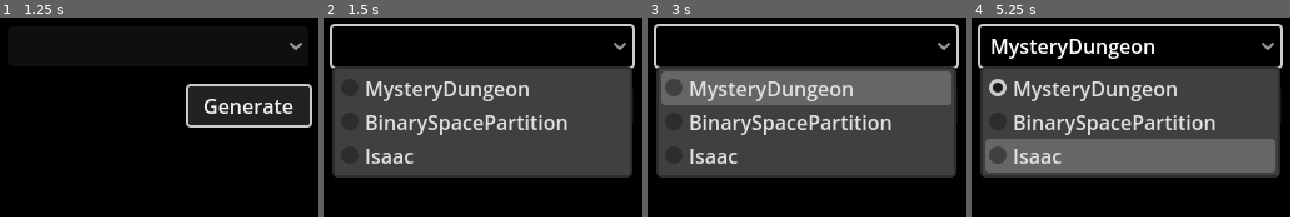
Above: before the commit, frames 1-4 (left to right).
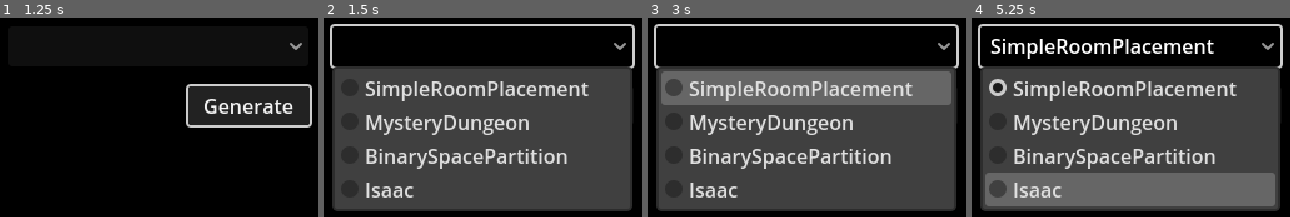
Above: after the commit, the same moments.

Repository: turboshook/ProGenViz
Game: Godot game, scene res://main.tscn
The game is run twice, just before and just after one commit, with the same random seed, the same clock (stepped at 60 frames per second) and the same inputs.
Inputs (mouse positions are in pixels of both pictures, inside the frame that each line leads up to):
- Up to frame 1 (1.25 s): click "Generate" at 0.5 s
- Up to frame 2 (1.5 s): click (483, 45) at 1.25 s
- Up to frame 3 (3 s): tap Enter at 2 s; hold Right (ui_right) 2.03-2.78 s; tap Space at 2.75 s; hold Down (ui_down) from 2.78 s (still down)
- Up to frame 4 (5.25 s): tap Enter at 3.5 s; release Down (ui_down) at 3.53 s; hold Right (ui_right) 3.53-4.25 s; click "MysteryDungeon" (after the commit: "SimpleRoomPlacement") at 4.25 s; tap Space at 5 s; hold Up (ui_up) from 5.03 s (still down)

Frame 1 is identical in both runs. In frame 2, 24% of the frame differs, in the area x 2-97%, y 31-97%; in frame 3, 24%; in frame 4, 42%, in the area x 2-97%, y 10-97%.

Commit message:
SimpleRoomPlacement implementation

Diff:
--- a/generators/binary_space_partition/generator.gd
+++ b/generators/binary_space_partition/generator.gd
@@ -14,6 +14,7 @@
 	"min_room_size": Vector2i(3, 3)
 }
 
+	# Template Data #
 const PARTITION_DICTIONARY: Dictionary = {
 	"origin": Vector2i(-1, -1),
 	"height": 0,
@@ -26,7 +27,6 @@
 	},
 	"room": {}
 }
-
 const ROOM_DICTIONARY: Dictionary = {
 	"origin": Vector2i(-1, -1),
 	"height": 0,
--- a/generators/isaac/generator.gd
+++ b/generators/isaac/generator.gd
@@ -9,6 +9,7 @@
 	"max_give_ups": 3
 }
 
+	# Template Data #
 const EMPTY_FLOORPLAN: Dictionary = {
 	"start_room": -1,
 	"end_room": -1,
--- a/generators/mystery_dungeon/generator.gd
+++ b/generators/mystery_dungeon/generator.gd
@@ -12,6 +12,8 @@
 		"sector_size": Vector2i(10, 8),
 		"sector_border": 3
 	}
+
+	# Template Data #
 const ROOM_GENERATION_DATA: Dictionary = {
 		"rect" = Rect2i(0, 0, 0, 0),
 		"sector" = Rect2i(0, 0, 0, 0),
--- /dev/null
+++ b/generators/simple_room_placement/generator.gd
@@ -0,0 +1,88 @@
+extends FloorGenerator
+
+	# Initialization Data #
+const GENERATION_DATA: Dictionary = {
+	"floor_size": Vector2i(60, 60),
+	"min_room_count": 4,
+	"max_room_count": 12,
+	"retry_threshold": 6,
+	"min_room_size": Vector2i(4, 4),
+	"max_room_size": Vector2i(8, 8),
+	"room_padding": Vector2i(1, 1)
+}
+
+func generate(generation_data: Dictionary = GENERATION_DATA) -> Dictionary:
+	var floor_data: Dictionary = {
+		"rooms": [],
+		"hallways": []
+	}
+	var rooms: Array[Rect2i] = []
+	var retries: int = 0
+	var placement_complete: bool = false
+
+	while !placement_complete:
+
+		var new_room: Rect2i = _get_random_rect(generation_data)
+		var new_room_overlaps: bool = false
+
+		for room: Rect2i in rooms:
+			var virtual_room: Rect2i = Rect2i(
+				room.position - generation_data.room_padding,
+				(room.position + room.size) + generation_data.room_padding
+			)
+			if not new_room.intersects(virtual_room): continue
+			retries += 1
+			new_room_overlaps = true
+			break
+
+		if not new_room_overlaps: rooms.append(new_room)
+
+		placement_complete = (
+			rooms.size() >= generation_data.max_room_count or
+			(
+				rooms.size() >= generation_data.min_room_count and
+				retries >= generation_data.retry_threshold
+			)
+		)
+
+	var hallways: Array[Array] = []
+	var prev_room: Rect2i = Rect2i(0, 0, 0, 0)
+	for room: Rect2i in rooms:
+		if prev_room.size != Vector2i.ZERO:
+			var hallway_tiles: Array[Vector2i] = GeneratorUtils.get_simple_path(
+				prev_room.get_center(),
+				room.get_center(),
+				bool(round(randf()))
+			)
+			hallways.append(hallway_tiles)
+		prev_room = room
+
+	floor_data.rooms = rooms
+	floor_data.hallways = hallways
+
+	return floor_data
+
+func _get_random_rect(generation_data: Dictionary) -> Rect2i:
+	var room_size: Vector2i = Vector2i(
+		randi_range(generation_data.min_room_size.x, generation_data.max_room_size.x),
+		randi_range(generation_data.min_room_size.y, generation_data.max_room_size.y)
+	)
+	var room_position: Vector2i = Vector2i(
+		randi_range(0, generation_data.floor_size.x - room_size.x),
+		randi_range(0, generation_data.floor_size.y - room_size.y)
+	)
+	return Rect2i(room_position, room_size)
+
+func get_visual_representation(floorplan: Dictionary) -> Node2D:
+	var tile_map: TileMapLayer = load("res://generators/simple_room_placement/s_r_p_tile_map.tscn").instantiate()
+
+	for hallway: Array[Vector2i] in floorplan.hallways:
+		for tile_coordinates: Vector2i in hallway:
+			tile_map.set_cell(tile_coordinates, 0, Vector2(0, 1))
+
+	for room: Rect2i in floorplan.rooms:
+		for x: int in range(room.position.x, room.position.x + room.size.x):
+			for y: int in range(room.position.y, room.position.y + room.size.y):
+				tile_map.set_cell(Vector2i(x, y), 0, Vector2(1, 0))
+
+	return tile_map
--- /dev/null
+++ b/generators/simple_room_placement/s_r_p_tile_map.tscn
@@ -0,0 +1,18 @@
+[gd_scene load_steps=4 format=3 uid="uid://cenqrtljsxea"]
+
+[ext_resource type="Texture2D" uid="uid://cl7vg0jbfeaot" path="res://generators/simple_room_placement/tiles.png" id="1_xulya"]
+
+[sub_resource type="TileSetAtlasSource" id="TileSetAtlasSource_7hhtk"]
+texture = ExtResource("1_xulya")
+texture_region_size = Vector2i(6, 6)
+0:0/0 = 0
+1:0/0 = 0
+0:1/0 = 0
+1:1/0 = 0
+
+[sub_resource type="TileSet" id="TileSet_4oshb"]
+tile_size = Vector2i(6, 6)
+sources/0 = SubResource("TileSetAtlasSource_7hhtk")
+
+[node name="SRPTileMap" type="TileMapLayer"]
+tile_set = SubResource("TileSet_4oshb")
--- /dev/null
+++ b/generators/utils/generator_floorplan.gd
@@ -0,0 +1,15 @@
+extends Resource
+class_name GeneratorFloorplan
+
+var _generator_type: String = "NONE"
+var _data: Dictionary = {}
+
+func _init(generator_type: String, data: Dictionary) -> void:
+	_generator_type = generator_type
+	_data = data
+
+func get_generator_type() -> String:
+	return _generator_type
+
+func get_data() -> Dictionary:
+	return _data
--- /dev/null
+++ b/generators/utils/generator_utils.gd
@@ -0,0 +1,31 @@
+extends Node
+class_name GeneratorUtils
+
+static func get_simple_path(start: Vector2i, end: Vector2i, vertical_first: bool = true) -> Array[Vector2i]:
+	if start == end: return []
+	var path_coordinates: Array[Vector2i] = [start]
+	var current_coordinate: Vector2i = start
+	var steps: Array[Vector2i] = [Vector2i(1, 0), Vector2i(0, 1)]
+	var current_step: Vector2i = steps[int(vertical_first)] * Vector2i(
+		1 if sign(end.x - start.x) == 0 else sign(end.x - start.x),
+		1 if sign(end.y - start.y) == 0 else sign(end.y - start.y)
+	)
+
+	var leg_complete: bool = (current_coordinate.y == end.y if current_step.x == 0 else current_coordinate.x == end.x)
+	while (!leg_complete):
+		current_coordinate += current_step
+		path_coordinates.append(current_coordinate)
+		leg_complete = (current_coordinate.y == end.y if current_step.x == 0 else current_coordinate.x == end.x)
+
+	current_step = steps[int(!vertical_first)] * Vector2i(
+		1 if sign(end.x - start.x) == 0 else sign(end.x - start.x),
+		1 if sign(end.y - start.y) == 0 else sign(end.y - start.y)
+	)
+
+	leg_complete = (current_coordinate.y == end.y if current_step.x == 0 else current_coordinate.x == end.x)
+	while (!leg_complete):
+		current_coordinate += current_step
+		path_coordinates.append(current_coordinate)
+		leg_complete = (current_coordinate.y == end.y if current_step.x == 0 else current_coordinate.x == end.x)
+
+	return path_coordinates
--- a/main.gd
+++ b/main.gd
@@ -1,6 +1,7 @@
 extends Node2D
 
 const GENERATORS: Array[String] = [
+	"res://generators/simple_room_placement/generator.gd",
 	"res://generators/mystery_dungeon/generator.gd",
 	"res://generators/binary_space_partition/generator.gd",
 	"res://generators/isaac/generator.gd"
--- a/main.tscn
+++ b/main.tscn
@@ -23,13 +23,15 @@
 offset_top = 16.0
 offset_right = 624.0
 offset_bottom = 48.0
-item_count = 3
-popup/item_0/text = "MysteryDungeon"
+item_count = 4
+popup/item_0/text = "SimpleRoomPlacement"
 popup/item_0/id = 0
-popup/item_1/text = "BinarySpacePartition"
+popup/item_1/text = "MysteryDungeon"
 popup/item_1/id = 1
-popup/item_2/text = "Isaac"
+popup/item_2/text = "BinarySpacePartition"
 popup/item_2/id = 2
+popup/item_3/text = "Isaac"
+popup/item_3/id = 3
 
 [node name="GenerateButton" type="Button" parent="CanvasLayer"]
 offset_left = 528.0
--- /dev/null
+++ b/script_templates/FloorGenerator/generator_template.gd
@@ -0,0 +1,8 @@
+extends FloorGenerator
+
+func generate(generation_data: Dictionary = {}) -> Dictionary:
+	return {}
+
+func get_visual_representation(floorplan: Dictionary) -> Node2D:
+	var node_2d: Node2D = Node2D.new()
+	return node_2d
Not shown, added: generators/simple_room_placement/generator.gd.uid
Binary file added: generators/simple_room_placement/tiles.png
Not shown, added: generators/simple_room_placement/tiles.png.import
Not shown, added: generators/utils/generator_floorplan.gd.uid
Not shown, added: generators/utils/generator_utils.gd.uid
Not shown, added: script_templates/FloorGenerator/generator_template.gd.uid
